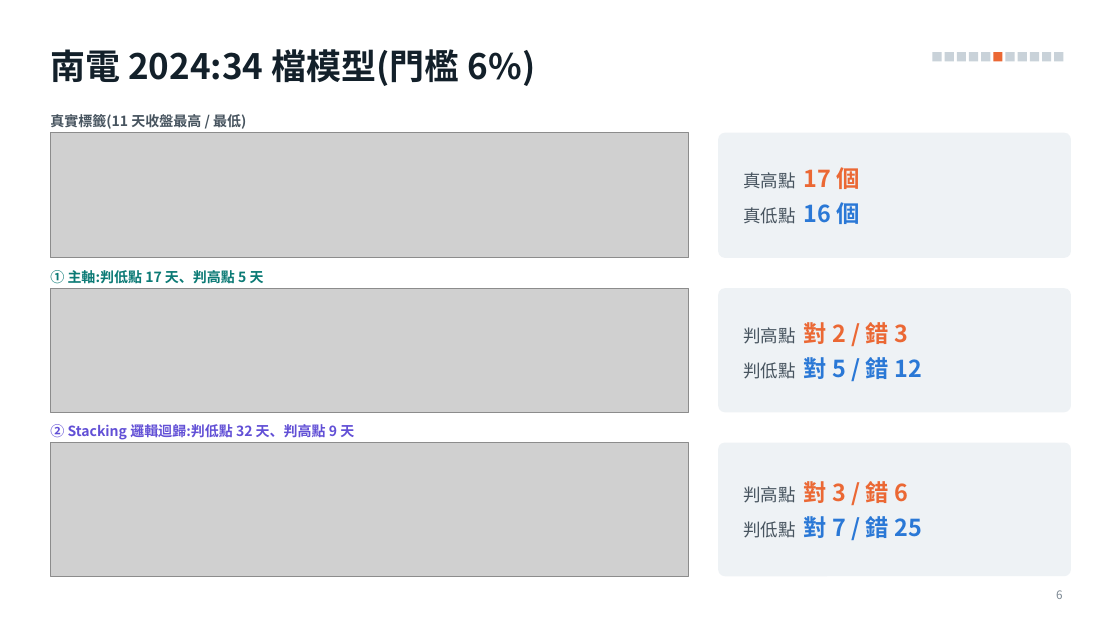
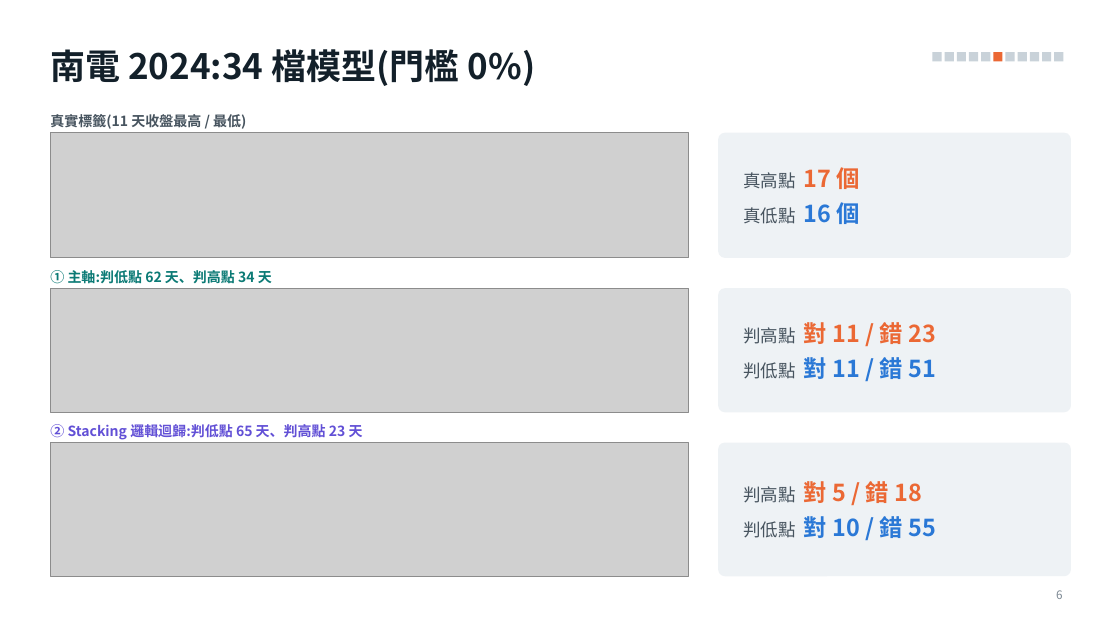
Before and after one commit to alextixu/fcukproject, a slide deck: slide 6 of method_kline_peak/report/kline_peak_report.pptx. Drawn at 1120x630 pixels with LibreOffice and Linux fonts; fonts in the diff are those of the drawing; grey boxes stand for pictures. Boxes give left, top, right and bottom in pixels: in the first picture for what was removed or moved away, otherwise in the second. Text is boxed around its words. In the diff, an @@ line names an element or a change of style, - is before the commit and + after.

```diff
--- a/method_kline_peak/report/kline_peak_report.pptx
+++ b/method_kline_peak/report/kline_peak_report.pptx
@@ title at bbox=[50, 49, 536, 86]: text changed @@
-南電 2024:34 檔模型(門檻 6%)
+南電 2024:34 檔模型(門檻 0%)
@@ text at bbox=[50, 270, 272, 284]: text changed @@
-① 主軸:判低點 17 天、判高點 5 天
+① 主軸:判低點 62 天、判高點 34 天
@@ text at bbox=[743, 318, 936, 383]: text changed; text colour #47545F to #EB6834 @@
-判高點 對 2 / 錯 3
-判低點 對 5 / 錯 12
+判高點 對 11 / 錯 23
+判低點 對 11 / 錯 51
@@ text at bbox=[50, 422, 363, 440]: text changed @@
-② Stacking 邏輯迴歸:判低點 32 天、判高點 9 天
+② Stacking 邏輯迴歸:判低點 65 天、判高點 23 天
@@ text at bbox=[743, 477, 936, 542]: text changed; text colour #47545F to #2A78D6 @@
-判高點 對 3 / 錯 6
-判低點 對 7 / 錯 25
+判高點 對 5 / 錯 18
+判低點 對 10 / 錯 55
```
Also in this commit, not shown: 5 other files.
